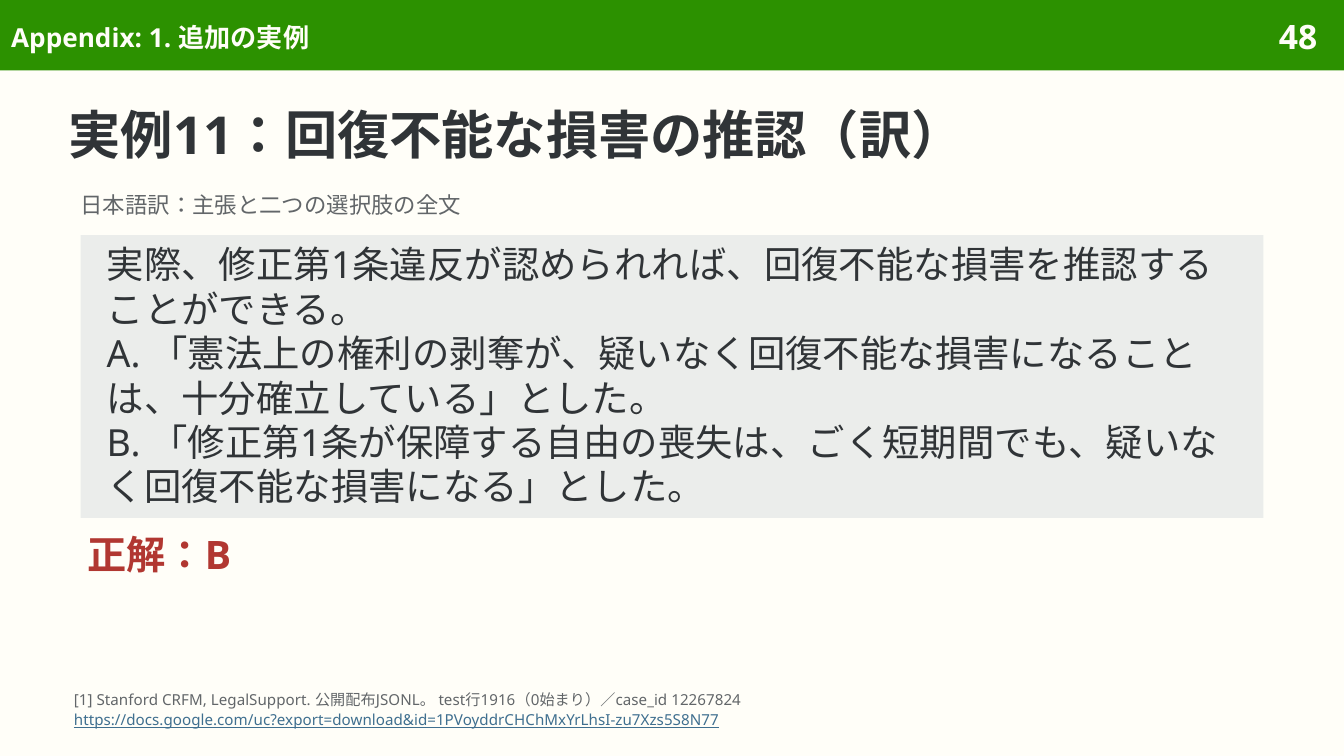
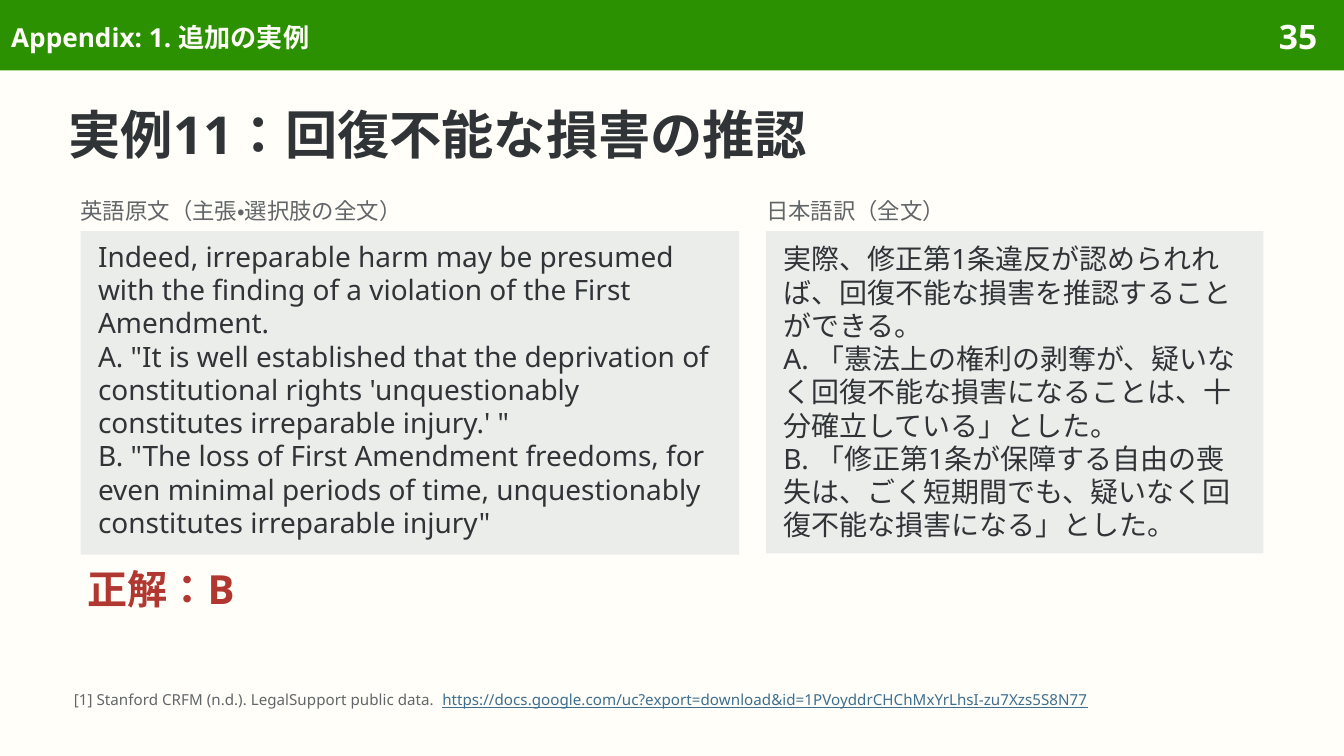
Before and after one commit to sasakiy84/datasets-in-10-minutes, a slide deck: slide 35 of slides/datasets-in-10-minutes-legal-support.pptx (slide 48 before the commit). Drawn at 1344x756 pixels with LibreOffice and Linux fonts; fonts in the diff are those of the drawing. Boxes give left, top, right and bottom in pixels: in the first picture for what was removed or moved away, otherwise in the second. Text is boxed around its words. In the diff, an @@ line names an element or a change of style, - is before the commit and + after.

Commit message:
Rebuild LegalSupport around citation evidence, examples and data use

```diff
--- a/slides/datasets-in-10-minutes-legal-support.pptx
+++ b/slides/datasets-in-10-minutes-legal-support.pptx
@@ page number at <box>1279,24,1317,50</box>: text changed @@
-48
+35
@@ title at <box>69,109,807,159</box>: text changed @@
-実例11：回復不能な損害の推認（訳）
+実例11：回復不能な損害の推認
@@ text at <box>81,200,402,221</box>: text changed @@
-日本語訳：主張と二つの選択肢の全文
+英語原文（主張・選択肢の全文）
@@ text added at <box>766,200,945,221</box>, 12 pt, text #626669 @@
+日本語訳（全文）
@@ rectangle added at <box>81,231,739,555</box>, fill #EBEDEB, 15 pt, text #303437 @@
+Indeed, irreparable harm may be presumed with the finding of a violation of the First Amendment.
+A. "It is well established that the deprivation of constitutional rights 'unquestionably constitutes irreparable injury.' "
+B. "The loss of First Amendment freedoms, for even minimal periods of time, unquestionably constitutes irreparable injury"
@@ rectangle "実際、修正第1条違反が認められれば、回復不能な損害を推認することができる。": place and size @@
-rectangle "実際、修正第1条違反が認められれば、回復不能な損害を推認することができる。" at <box>81,235,1263,517</box>
+rectangle "実際、修正第1条違反が認められれば、回復不能な損害を推認することができる。" at <box>766,231,1263,554</box>
@@ rectangle "実際、修正第1条違反が認められれば、回復不能な損害を推認することができる。" at <box>766,231,1263,554</box>: size 20 to 15 pt; line spacing 23.8pt to 17.8pt @@
@@ text "正解：B": place and size @@
-text "正解：B" at <box>87,536,231,573</box>
+text "正解：B" at <box>87,570,234,608</box>
@@ text "正解：B" at <box>87,570,234,608</box>: size 21 to 21.5 pt; line spacing 24.6pt to 25.1pt @@
@@ text at <box>74,693,1087,709</box>: text changed @@
-[1] Stanford CRFM, LegalSupport. 公開配布JSONL。 test行1916（0始まり）／case_id 12267824
-https://docs.google.com/uc?export=download&id=1PVoyddrCHChMxYrLhsI-zu7Xzs5S8N77
+[1] Stanford CRFM (n.d.). LegalSupport public data. https://docs.google.com/uc?export=download&id=1PVoyddrCHChMxYrLhsI-zu7Xzs5S8N77
```
Also in this commit, not shown: 32 other slides changed, 3 slides added, 24 slides removed, 39 other files.
